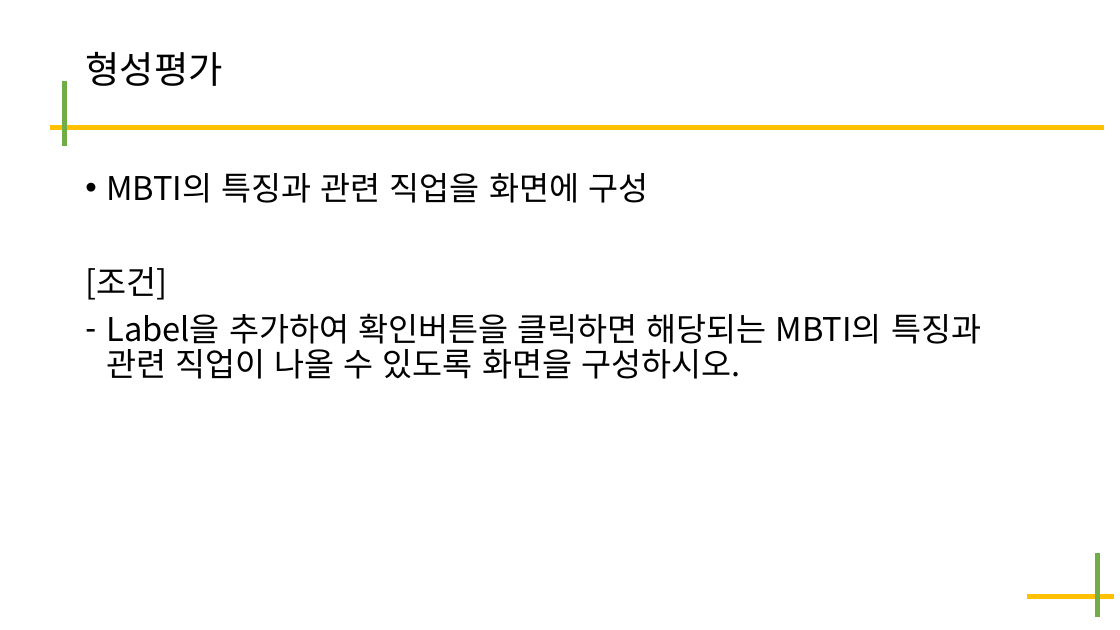
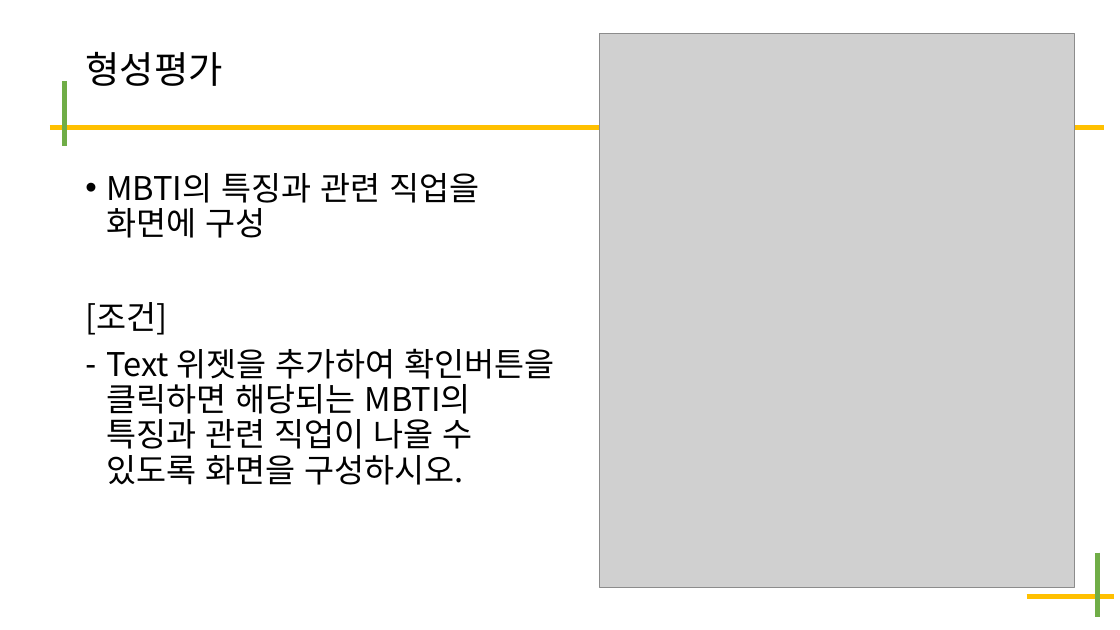
Before and after one commit to kig2929kig/python_src, a slide deck: slide 19 of 동료장학.pptx. Drawn at 1120x630 pixels with LibreOffice and Linux fonts; fonts in the diff are those of the drawing; grey boxes stand for pictures. Boxes give left, top, right and bottom in pixels: in the first picture for what was removed or moved away, otherwise in the second. Text is boxed around its words. In the diff, an @@ line names an element or a change of style, - is before the commit and + after.

```diff
--- a/동료장학.pptx
+++ b/동료장학.pptx
@@ picture added at [600,34,1075,587] @@
@@ text at [106,348,555,485]: text changed @@
-– Label을 추가하여 확인버튼을 클릭하면 해당되는 MBTI의 특징과 관련 직업이 나올 수 있도록 화면을 구성하시오.
+– Text 위젯을 추가하여 확인버튼을 클릭하면 해당되는 MBTI의 특징과 관련 직업이 나올 수 있도록 화면을 구성하시오.
```
Also in this commit, not shown: 1 other slide changed.
